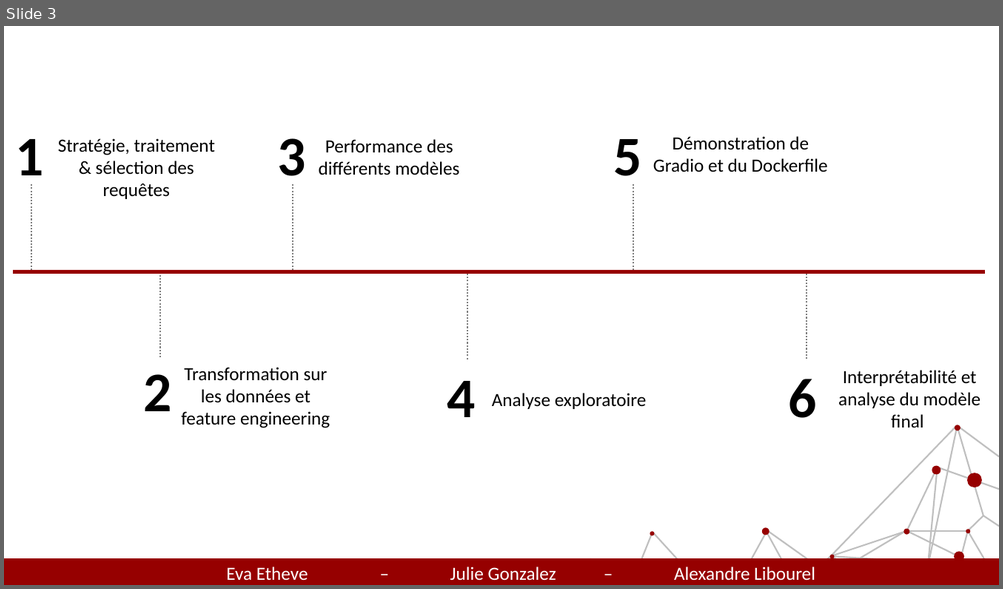
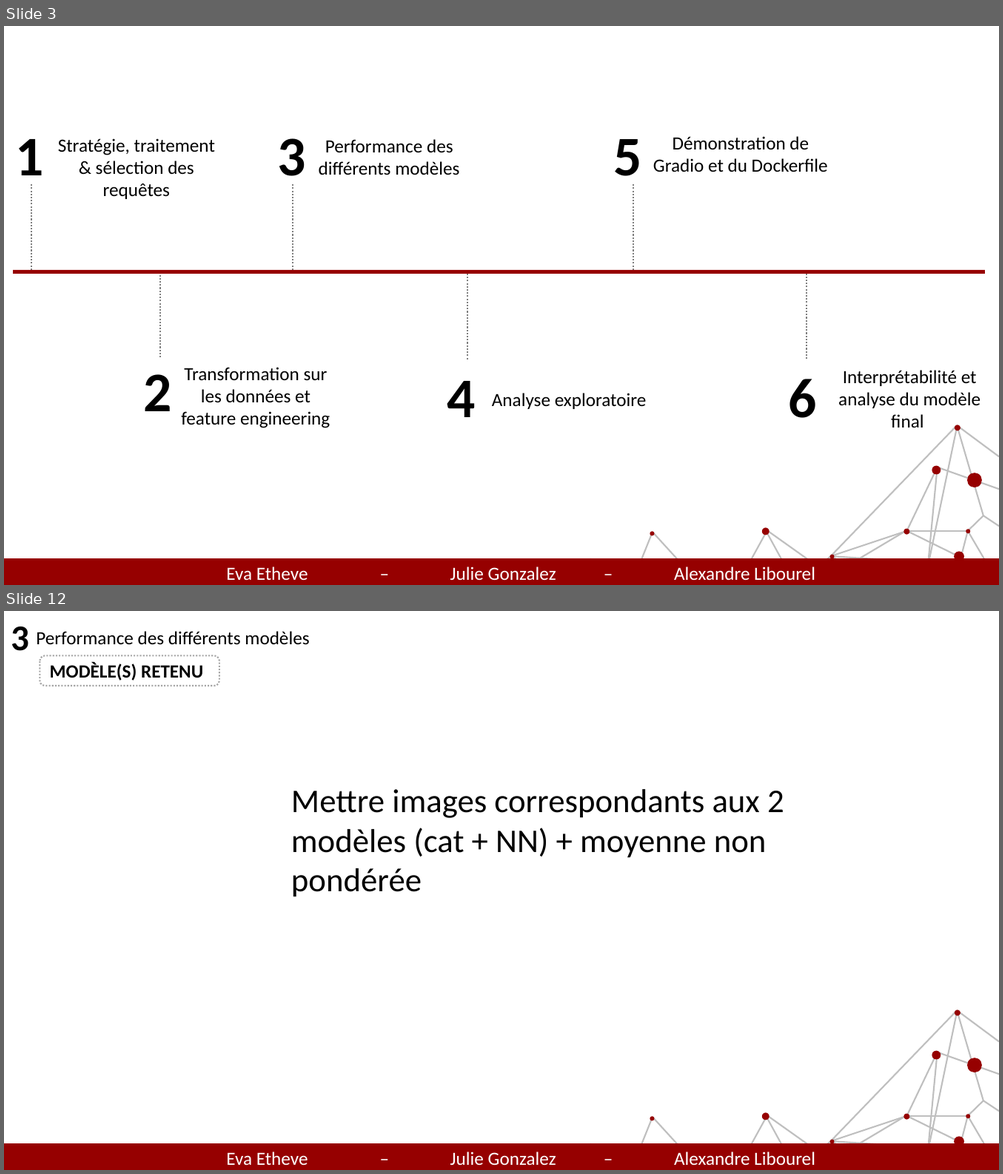
Before and after one commit to julie743/defi_IA, a slide deck: slides.pptx. Shown one above the other, each under a label of ours: slide 3 before the commit, slides 3 and 12 after it; the slides between them are not shown. The pictures are 1003x589 and 1003x1174 pixels, drawn with LibreOffice and Linux fonts; fonts in the diff are those of the drawing. Boxes give left, top, right and bottom in pixels: in the first picture for what was removed or moved away, otherwise in the second. Text is boxed around its words. In the diff, an @@ line names an element or a change of style, - is before the commit and + after.

```diff
--- a/slides.pptx
+++ b/slides.pptx
@@ slide 12 added at box(4, 611, 999, 1170), background #FFFFFF @@
@@ text added at box(11, 627, 30, 651), 35 pt, text #000000, bold @@
+3
@@ text added at box(36, 631, 309, 645), 18 pt, text #000000 @@
+Performance des différents modèles
@@ rounded rectangle added at box(40, 655, 219, 686), outline #A6A6A6 1.5 pt dashed @@
@@ text added at box(50, 662, 203, 681), 18 pt, text #000000, bold @@
+MODÈLE(S) RETENU
@@ text added at box(291, 789, 784, 897), 32 pt, text #000000 @@
+Mettre images correspondants aux 2 modèles (cat + NN) + moyenne non pondérée
@@ group added at box(560, 1010, 999, 1170): 30 lines, 9 ellipses @@
@@ rectangle added at box(4, 1144, 999, 1170), fill #960000 @@
@@ text added at box(226, 1152, 815, 1166), 18 pt, text #FFFFFF @@
+Eva Etheve – Julie Gonzalez – Alexandre Libourel
```
Also in this commit, not shown: 6 slides changed, 5 other slides added, 1 other file.
